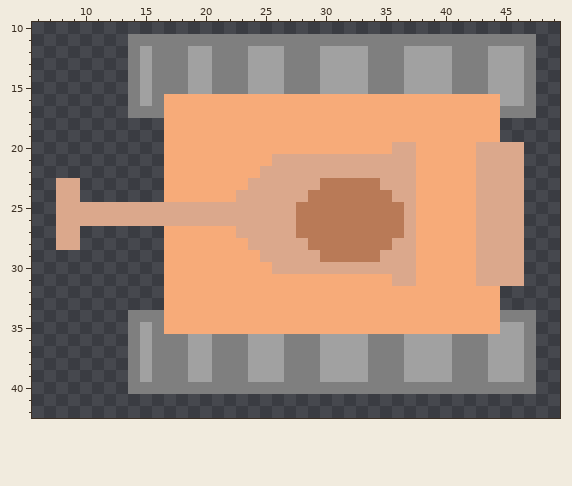
Pixel-art sprite: images/tank/tan/West/3-health.png. The picture above is the old version.
The file is 50x50 pixels. Shown: x 6..49, y 10..42. The old version is drawn lined up with the new one.
After the commit:
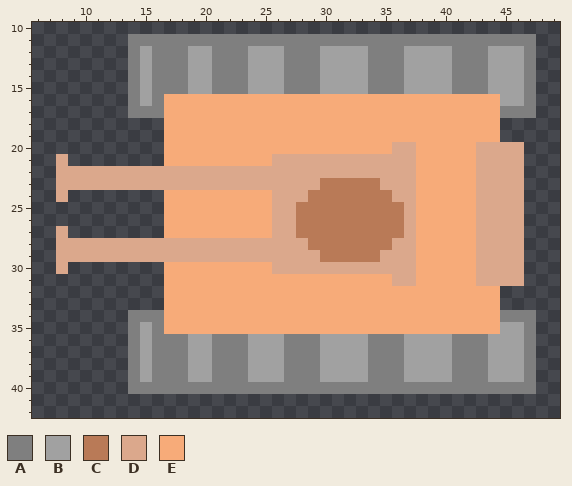
Palette (. is transparent): A #7f7f7f  B #a1a1a1  C #b97a57  D #dba88c  E #f7ab79
Edits made:
whole drawing moved by +3,+2 (the old picture is shown already moved)
@@ x 6..27 @@
 20 ...........EEEEEEEEEEE
-21 ...........EEEEEEEEEDD
-22 ...........EEEEEEEEDDD
-23 ..DD.......EEEEEEEDDDD
-24 ..DD.......EEEEEEDDDDD
-25 ..DDDDDDDDDDDDDDDDDDDD
-26 ..DDDDDDDDDDDDDDDDDDDD
-27 ..DD.......EEEEEEDDDDD
-28 ..DD.......EEEEEEEDDDD
-29 ...........EEEEEEEEDDD
-30 ...........EEEEEEEEEDD
+21 ..D........EEEEEEEEEDD
+22 ..DDDDDDDDDDDDDDDDDDDD
+23 ..DDDDDDDDDDDDDDDDDDDD
+24 ..D........EEEEEEEEEDD
+25 ...........EEEEEEEEEDD
+26 ...........EEEEEEEEEDD
+27 ..D........EEEEEEEEEDD
+28 ..DDDDDDDDDDDDDDDDDDDD
+29 ..DDDDDDDDDDDDDDDDDDDD
+30 ..D........EEEEEEEEEDD
 31 ...........EEEEEEEEEEE
Where, in picture pixels (left, top, right, bottom), the same in both pictures:
changed: (56, 154, 272, 274)
